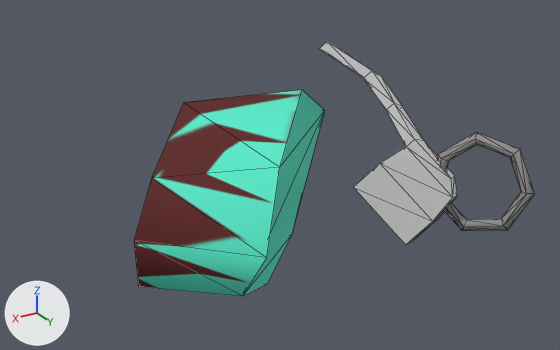
An edit to the FBX model Assets/Interractible/GRENADA/GRENADAAAAA.FBX, drawn before and after from the same camera.
One viewpoint serves both versions: a 50 mm lens placed at (-1.978, 0.88, 0.412), pointed at (-2.353, 0.256, 0.1). The lights are fixed; the arrows at lower left show +X, +Y and +Z. Mesh edges are drawn as thin lines. Where no turn or scale is listed for an object, it has been applied to the vertices.
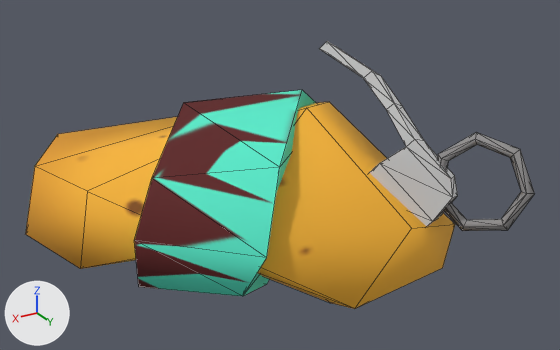
The change, as a diff of the scene's bpy script:
```diff
--- a/Assets/Interractible/GRENADA/GRENADAAAAA.FBX.py
+++ b/Assets/Interractible/GRENADA/GRENADAAAAA.FBX.py
@@ img_heart_textures_png @@
+img_heart_textures_png = load_image('heart textures.png', '../../Environment/PotatoHeart/heart textures.png', 2048, 2048, 'sRGB')
@@ mat_material__48 @@
+mat_material__48 = principled_material('Material #48')
+mat_material__48.texture = img_heart_textures_png
+mat_material__48.roughness = 0.859
@@ me_mesh_1 @@
+me_mesh_1.from_pydata(...)  # 21 vertices, 26 faces; spans x -0.18..0.215, y -0.142..0.163, z -0.1..0.103
+me_mesh_1.materials.append(mat_material__48)  # picture img_heart_textures_png
@@ ob_object001 @@
+ob_object001 = bpy.data.objects.new('Object001', me_mesh_1)
+ob_object001.location = (-2.3346, 0.2124, 0.0607)
```

Pixel boxes [x1, y1, x2, y2] of what changed, in the pictures (560 x 350 px):
'Object001', added (orange): after [26, 102, 455, 309]
